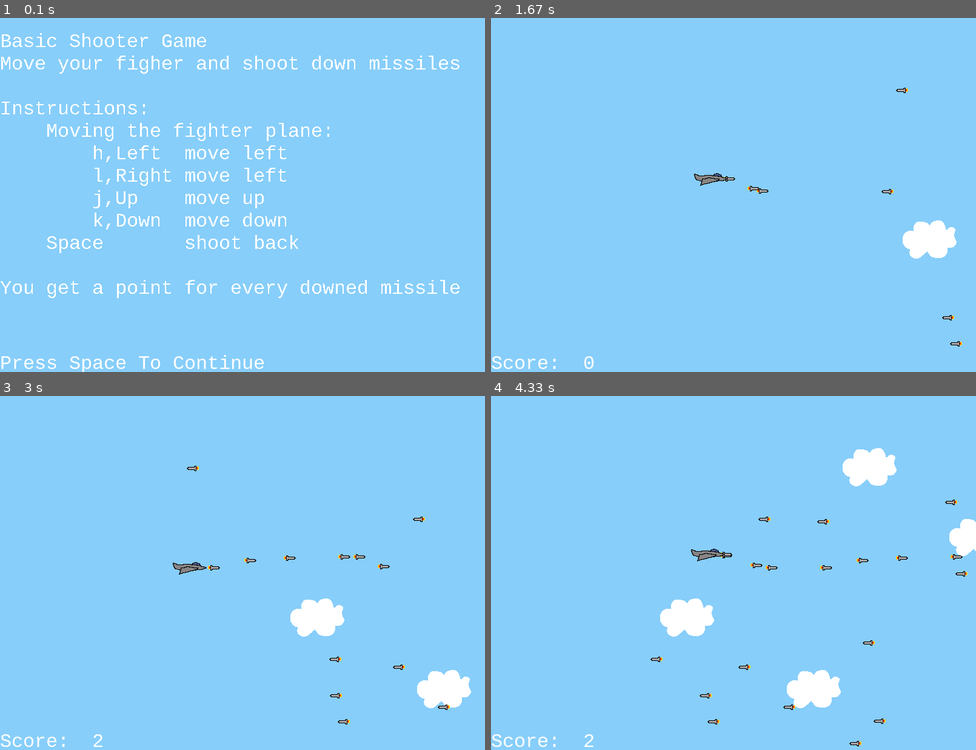
Above: before the commit, frames 1-4 (two rows, left to right).
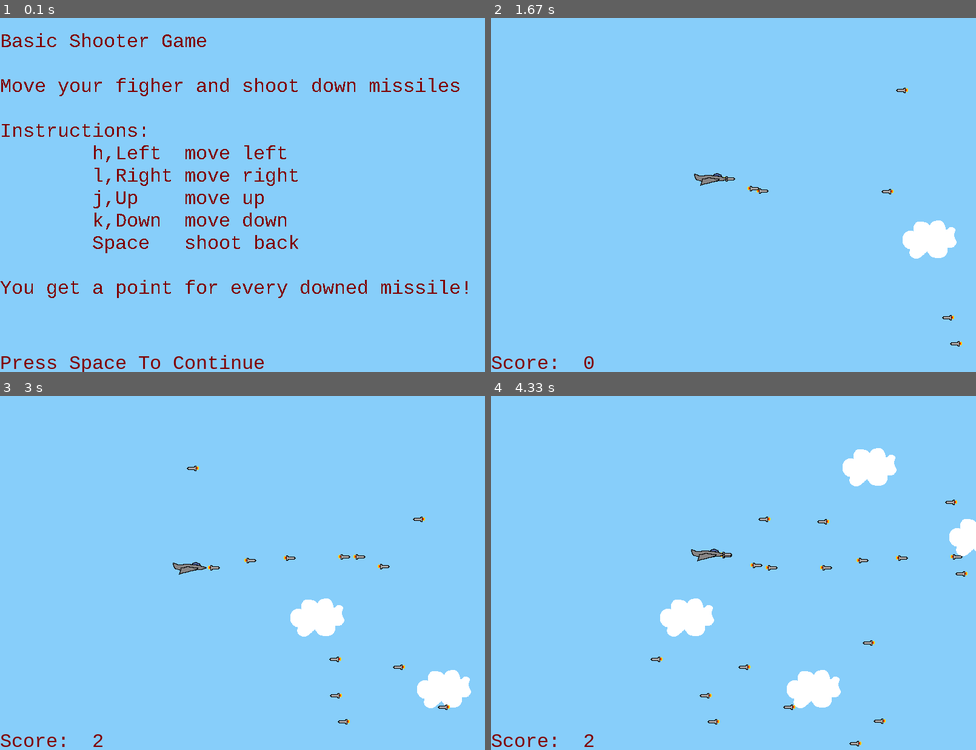
Above: after the commit, the same moments.

Repository: MoserMichael/pygamewrap
Game: pygame game, started from 07-add-message.py
Same seed, same stepped clock (60 frames per second), same inputs: the game is played once before the commit and once after it.
Inputs:
- Up to frame 1 (0.1 s): no input
- Up to frame 2 (1.67 s): tap Space at 0.33, 0.73, 1.03, 1.23, 1.57 s; hold Right 0.67-1.13 s; hold Up 1.17-1.47 s; tap K at 1.32 s; hold Right from 1.5 s (still down)
- Up to frame 3 (3 s): tap Space at 1.87, 2.07, 2.37, 2.63, 2.97 s; release Right at 1.97 s; hold Left 2-2.53 s; tap J at 2.15 s; hold Down 2.57-2.87 s; tap K at 2.72 s; hold Left from 2.9 s (still down)
- Up to frame 4 (4.33 s): tap Space at 3.27, 3.4, 3.8, 4.1 s; release Left at 3.3 s; hold Up 3.33-3.7 s; tap J at 3.48 s; hold Right from 3.73 s (still down); tap K at 3.88 s

The runs differ from the first frame. In frame 1, 6.2% of the frame differs, in the area x 0-97%, y 4-100%; in frame 2, 0.2%; in frame 3, 0.2%; in frame 4, 0.2%.

Commit message:
fix screen

Diff:
--- a/07-add-message.py
+++ b/07-add-message.py
@@ -7,17 +7,17 @@
 
 OpeningScreen = """
 Basic Shooter Game
+
 Move your figher and shoot down missiles
 
 Instructions:
-    Moving the fighter plane:
         h,Left  move left
-        l,Right move left
+        l,Right move right
         j,Up    move up
         k,Down  move down
-    Space       shoot back
-
-You get a point for every downed missile
+        Space   shoot back
+
+You get a point for every downed missile!
 """
 
 from pygame.locals import (
--- a/pywrap/pywrap.py
+++ b/pywrap/pywrap.py
@@ -83,7 +83,7 @@
         self.addEventHandler( pygame.QUIT, self.exit )
 
         self.setFont(font_name, font_size)
-        self.setTextColors((255, 255, 255), (135, 206, 250))
+        self.setTextColors((128, 0, 0), (135, 206, 250))
 
         # Setup for sounds, defaults are good
         #pygame.mixer.init()
